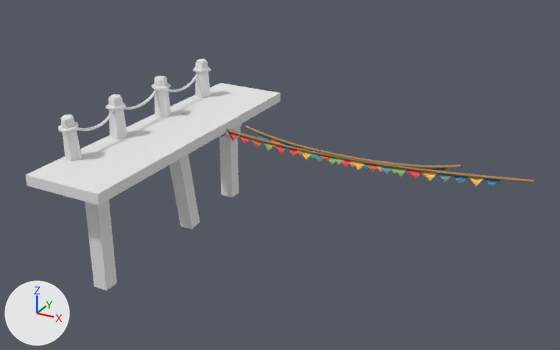
Two versions of the Blender file Assets/Models/Environment.blend, one commit apart.
Camera for both pictures: a camera (50 mm lens) standing at (7.5, -16.07, 6.89) and looking at (-0.65, -1.25, -0.52). Every picture has the same lights, and +X, +Y and +Z are marked at lower left.

The first picture shows 'Guirlande', 'GuirlandeLong', 'PlatformLong'.
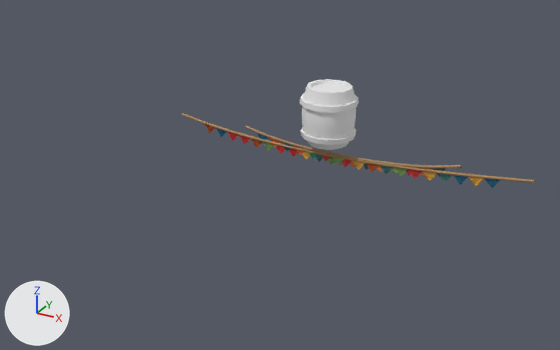
Boxes [x1, y1, x2, y2] around the edits, measured in the pictures (560 x 350 px):
'PlatformLong', deleted
    before: [25, 59, 280, 291]
'Barrel', added
    after: [300, 79, 359, 150]
part 1 of me_circle_005, added
    after: [205, 124, 500, 188]

Edits to the bpy script that builds the scene:
```text
Change me_circle_005:
    used by ob_guirlandelong; location = (0.0, 0.0, 0.0)
    remove me_circle_005.from_pydata(...)  # 238 vertices, 230 faces; spans x -4.33..4.93, y -0.05..0.05, z -0.59..0.06
    add me_circle_005.from_pydata(...)  # 283 vertices, 252 faces; spans x -4.33..4.93, y -0.05..0.05, z -0.59..0.06
    me_circle_005 part 1: a new loose piece of 45 vertices spanning x -3.62..4.2, y -0.01..0.01, z -0.59..-0.09, in mat_palette_png (picture img_palette_png)
Add me_circle_011:
    me_circle_011.from_pydata(...)  # 168 vertices, 158 faces; spans x -0.705..0.705, y -0.705..0.705, z 0.0..1.435
    me_circle_011.polygons.foreach_set('use_smooth', [True] * 158)
    me_circle_011.materials.append(mat_wood)  # white #e7e7e7
Remove ob_platformlong:
    ob_platformlong = bpy.data.objects.new('PlatformLong', me_plane_002)
    ob_platformlong.location = (0.0, 0.0, 0.0)
Add ob_barrel:
    ob_barrel = bpy.data.objects.new('Barrel', me_circle_011)
    ob_barrel.location = (0.0, 0.0, 0.0)
```
